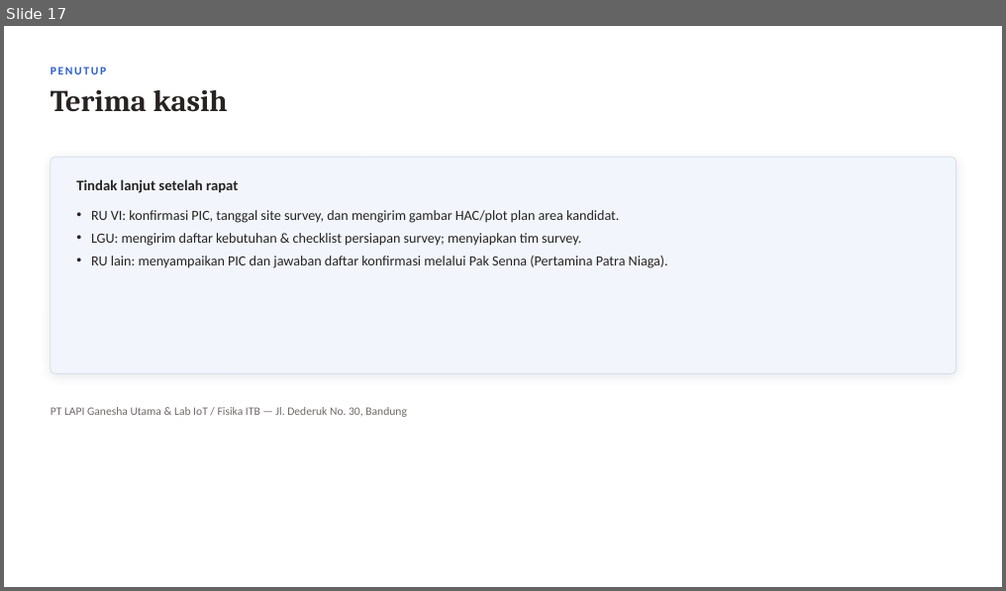
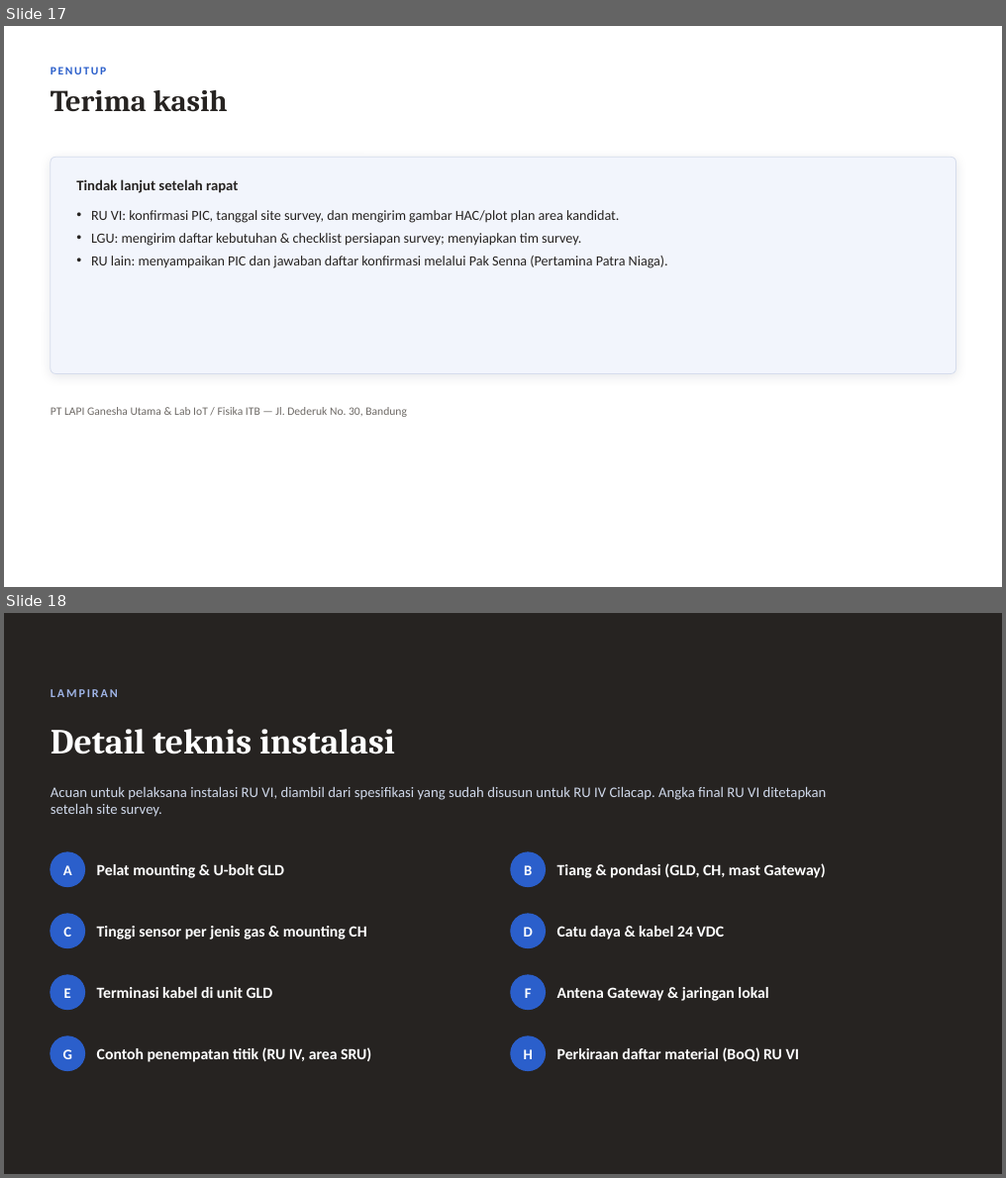
Before and after one commit to RavellerH/GLD-V2-Report-2026, a slide deck: Deliverables/Presentasi_Koordinasi_Implementasi_GLD_RU-VI_Balongan_13November2026.pptx. Shown one above the other, each under a label of ours: slide 17 before the commit, slides 17 and 18 after it. The pictures are 1006x591 and 1006x1178 pixels, drawn with LibreOffice and Linux fonts; fonts in the diff are those of the drawing. Boxes give left, top, right and bottom in pixels: in the first picture for what was removed or moved away, otherwise in the second. Text is boxed around its words. In the diff, an @@ line names an element or a change of style, - is before the commit and + after.

```diff
--- a/Deliverables/Presentasi_Koordinasi_Implementasi_GLD_RU-VI_Balongan_13November2026.pptx
+++ b/Deliverables/Presentasi_Koordinasi_Implementasi_GLD_RU-VI_Balongan_13November2026.pptx
@@ slide 18 added at bbox=[4, 613, 1002, 1174], background #262321 @@
@@ text added at bbox=[51, 689, 118, 697], 11.5 pt, text #9FB4E6, bold @@
+LAMPIRAN
@@ text added at bbox=[51, 729, 395, 755], 34 pt, text #FFFFFF, bold @@
+Detail teknis instalasi
@@ text added at bbox=[51, 786, 827, 817], 14 pt, text #CFD8EA @@
+Acuan untuk pelaksana instalasi RU VI, diambil dari spesifikasi yang sudah disusun untuk RU IV Cilacap. Angka final RU VI ditetapkan setelah site survey.
@@ ellipse added at bbox=[51, 853, 85, 887], fill #2B5FCB, outline #2B5FCB 1 pt @@
@@ text added at bbox=[63, 865, 72, 875], 14 pt, text #FFFFFF, bold @@
+A
@@ text added at bbox=[97, 864, 284, 878], 15 pt, text #FFFFFF, bold @@
+Pelat mounting & U-bolt GLD
@@ ellipse added at bbox=[511, 853, 546, 887], fill #2B5FCB, outline #2B5FCB 1 pt @@
@@ text added at bbox=[524, 865, 532, 875], 14 pt, text #FFFFFF, bold @@
+B
@@ text added at bbox=[557, 863, 826, 878], 15 pt, text #FFFFFF, bold @@
+Tiang & pondasi (GLD, CH, mast Gateway)
@@ ellipse added at bbox=[51, 914, 85, 949], fill #2B5FCB, outline #2B5FCB 1 pt @@
@@ text added at bbox=[63, 927, 71, 937], 14 pt, text #FFFFFF, bold @@
+C
@@ text added at bbox=[97, 926, 366, 940], 15 pt, text #FFFFFF, bold @@
+Tinggi sensor per jenis gas & mounting CH
@@ ellipse added at bbox=[511, 914, 546, 949], fill #2B5FCB, outline #2B5FCB 1 pt @@
@@ text added at bbox=[524, 927, 533, 937], 14 pt, text #FFFFFF, bold @@
+D
@@ text added at bbox=[557, 926, 725, 940], 15 pt, text #FFFFFF, bold @@
+Catu daya & kabel 24 VDC
@@ ellipse added at bbox=[51, 975, 85, 1010], fill #2B5FCB, outline #2B5FCB 1 pt @@
@@ text added at bbox=[64, 988, 71, 998], 14 pt, text #FFFFFF, bold @@
+E
@@ text added at bbox=[97, 987, 273, 998], 15 pt, text #FFFFFF, bold @@
+Terminasi kabel di unit GLD
@@ ellipse added at bbox=[511, 975, 546, 1010], fill #2B5FCB, outline #2B5FCB 1 pt @@
@@ text added at bbox=[525, 988, 532, 998], 14 pt, text #FFFFFF, bold @@
+F
@@ text added at bbox=[557, 987, 768, 1001], 15 pt, text #FFFFFF, bold @@
+Antena Gateway & jaringan lokal
@@ ellipse added at bbox=[51, 1037, 85, 1071], fill #2B5FCB, outline #2B5FCB 1 pt @@
@@ text added at bbox=[63, 1050, 72, 1059], 14 pt, text #FFFFFF, bold @@
+G
@@ text added at bbox=[97, 1048, 371, 1062], 15 pt, text #FFFFFF, bold @@
+Contoh penempatan titik (RU IV, area SRU)
@@ ellipse added at bbox=[511, 1037, 546, 1071], fill #2B5FCB, outline #2B5FCB 1 pt @@
@@ text added at bbox=[524, 1050, 533, 1059], 14 pt, text #FFFFFF, bold @@
+H
@@ text added at bbox=[557, 1048, 799, 1061], 15 pt, text #FFFFFF, bold @@
+Perkiraan daftar material (BoQ) RU VI
```
Also in this commit, not shown: 5 slides changed, 8 other slides added, 3 other files.
